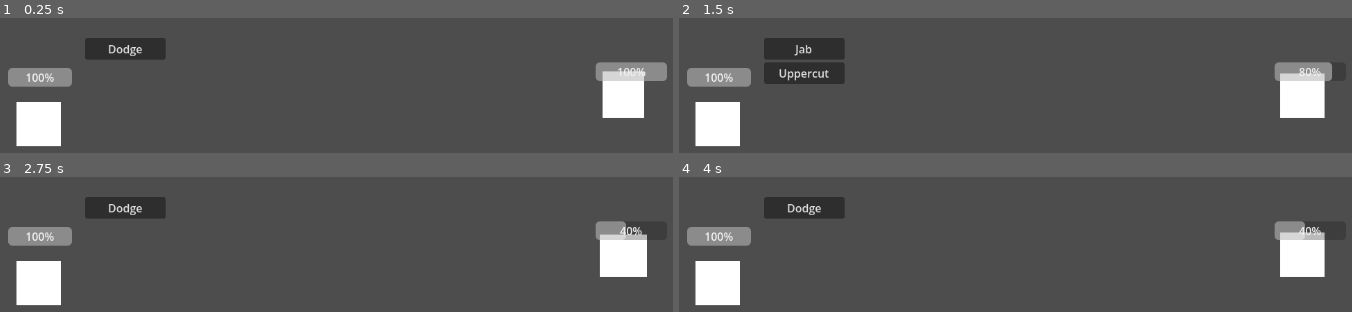
Above: before the commit, frames 1-4 (two rows, left to right).
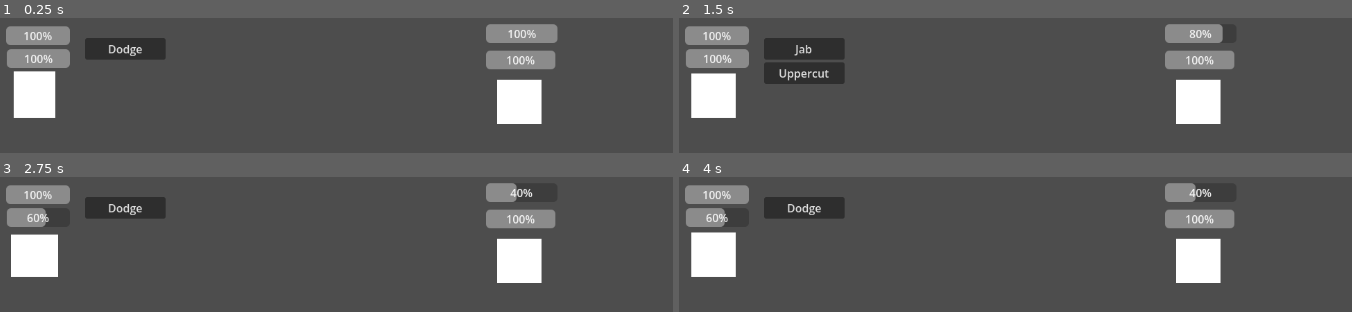
Above: after the commit, the same moments.

Repository: ConnorGaskill/Pit-Fighter
Game: Godot game, scene res://node_2d.tscn
Same seed, same stepped clock (60 frames per second), same inputs: the game is played once before the commit and once after it.
Inputs:
- Up to frame 1 (0.25 s): no input
- Up to frame 2 (1.5 s): click "Dodge" at 0.5 s; click "Jab" at 1.25 s
- Up to frame 3 (2.75 s): click "Uppercut" at 2 s
- Up to frame 4 (4 s): click "Dodge" at 2.75 s; click "Dodge" at 3.5 s

The runs differ from the first frame. In frame 1, 14% of the frame differs, in the area x 0-100%, y 4-95%; in frame 2, 14%; in frame 3, 13%; in frame 4, 13%.

Commit message:
Implemented stamina system
Added stamina to characters, button manager disables moves when a character does not have enough stamina to use them, move_manager now requires a source character to process moves in order to subtract stamina costs correctly

Diff:
--- a/Actions/jab.tres
+++ b/Actions/jab.tres
@@ -2,19 +2,11 @@
 
 [ext_resource type="Script" uid="uid://d4b08o6ocqt3a" path="res://Scripts/action.gd" id="1_0e4ym"]
 [ext_resource type="Script" uid="uid://c7e1lgebbqhba" path="res://Scripts/reaction.gd" id="1_5jguc"]
-
-[sub_resource type="Resource" id="Resource_0tdnc"]
-script = ExtResource("1_5jguc")
-related_moves = Array[ExtResource("1_0e4ym")]([null])
-name = "Dodge"
-valid_positions = Dictionary[int, int]({
-0: 3
-})
-metadata/_custom_type_script = "uid://c7e1lgebbqhba"
+[ext_resource type="Resource" uid="uid://wae836ccnkq5" path="res://Reactions/dodge.tres" id="2_p3otw"]
 
 [resource]
 script = ExtResource("1_0e4ym")
-related_moves = Array[ExtResource("1_5jguc")]([SubResource("Resource_0tdnc")])
+related_moves = Array[ExtResource("1_5jguc")]([ExtResource("2_p3otw")])
 name = "Jab"
 valid_positions = Dictionary[int, int]({
 0: 3
--- a/Actions/uppercut.tres
+++ b/Actions/uppercut.tres
@@ -1,14 +1,18 @@
 [gd_resource type="Resource" script_class="Action" format=3 uid="uid://b4k1sa6l5l7go"]
 
-[ext_resource type="Script" uid="uid://c7e1lgebbqhba" path="res://Scripts/reaction.gd" id="1_j3r50"]
+[ext_resource type="Script" uid="uid://c7e1lgebbqhba" path="res://Scripts/reaction.gd" id="1_ojmbg"]
 [ext_resource type="Resource" uid="uid://wae836ccnkq5" path="res://Reactions/dodge.tres" id="2_4haub"]
 [ext_resource type="Script" uid="uid://d4b08o6ocqt3a" path="res://Scripts/action.gd" id="2_ojmbg"]
 
 [resource]
 script = ExtResource("2_ojmbg")
-related_moves = Array[ExtResource("1_j3r50")]([ExtResource("2_4haub")])
+related_moves = Array[ExtResource("1_ojmbg")]([ExtResource("2_4haub")])
 name = "Uppercut"
+valid_positions = Dictionary[int, int]({
+0: 3
+})
 tags = Dictionary[int, int]({
-0: 4
+0: 4,
+3: 4
 })
 metadata/_custom_type_script = "uid://d4b08o6ocqt3a"
--- a/Reactions/dodge.tres
+++ b/Reactions/dodge.tres
@@ -2,11 +2,9 @@
 
 [ext_resource type="Script" uid="uid://c7e1lgebbqhba" path="res://Scripts/reaction.gd" id="1_7bhht"]
 [ext_resource type="Script" uid="uid://d4b08o6ocqt3a" path="res://Scripts/action.gd" id="1_jdq2n"]
-[ext_resource type="Resource" uid="uid://nb1q3v4lgg5h" path="res://Actions/jab.tres" id="2_atuw3"]
 
 [resource]
 script = ExtResource("1_7bhht")
-related_moves = Array[ExtResource("1_jdq2n")]([ExtResource("2_atuw3")])
 name = "Dodge"
 valid_positions = Dictionary[int, int]({
 0: 3
--- a/Scripts/character.gd
+++ b/Scripts/character.gd
@@ -3,6 +3,7 @@
 class_name Character
 
 signal hp_changed(current_hp:int, max_hp:int)
+signal stamina_changed(current_stamina : int, max_stamina : int)
 
 @export var is_player : bool = false
 
@@ -29,9 +30,6 @@
 func end_turn():
 	pass
 
-func lose_stamina (amount : int):
-	pass
-
 func lose_instinct (amount : int):
 	pass
 
@@ -52,6 +50,13 @@
 func _process(delta: float) -> void:
 	pass
 
+func change_stamina(amount : int):
+
+	current_stamina += amount
+	current_stamina = clamp(current_stamina, 0, max_stamina)
+
+	stamina_changed.emit(current_stamina, max_stamina)
+
 func change_hp(amount:int):
 
 	current_hp += amount
--- a/Scripts/combat_button_manager.gd
+++ b/Scripts/combat_button_manager.gd
@@ -24,6 +24,12 @@
 
 		button_container.add_child(button)
 
+		if action.tags.has(Enums.TagType.STAMINA_COST):
+			print("Required stamina: ", action.tags[Enums.TagType.STAMINA_COST])
+			print("Current stamina: ", GameManager.player_character.current_stamina)
+			if action.tags[Enums.TagType.STAMINA_COST] > GameManager.player_character.current_stamina:
+				button.disabled = true
+
 		button.pressed.connect(
 			func():
 				clear_buttons()
@@ -43,6 +49,10 @@
 
 				button_container.add_child(button)
 
+				if (kr.tags.has(Enums.TagType.STAMINA_COST)):
+					if kr.tags[Enums.TagType.STAMINA_COST] > GameManager.player_character.current_stamina:
+						button.disabled = true
+
 				button.pressed.connect(
 				func():
 					clear_buttons()
--- a/Scripts/enums.gd
+++ b/Scripts/enums.gd
@@ -3,7 +3,8 @@
 enum TagType {
 	DAMAGE,
 	STUN,
-	BLEED
+	BLEED,
+	STAMINA_COST
 }
 
 enum RelatedMove {
--- a/Scripts/game_manager.gd
+++ b/Scripts/game_manager.gd
@@ -4,7 +4,7 @@
 signal update_reaction_buttons(action)
 signal action_selected(action)
 signal reaction_selected(reaction)
-signal process_move(move, target)
+signal process_move(source_character, target_character, winning_move)
 signal set_position(a, b, position)
 
 @export var player_character : Character
@@ -30,6 +30,8 @@
 var winning_move : Abstract_Combat_Move
 
 var target_character : Character
+
+var source_character : Character
 
 enum Phases {
 	START,
@@ -67,6 +69,7 @@
 	active_phase = Phases.ACTION
 
 func action_phase ():
+	print("Current stamina", player_character.current_stamina)
 	process_phase = false
 
 	if acting_character.is_player:
@@ -103,10 +106,12 @@
 	if action_score >= reaction_score:
 		winning_move = round_action
 		target_character = reacting_character
+		source_character = acting_character
 
 	else:
 		winning_move = round_reaction
 		target_character = acting_character
+		source_character = reacting_character
 
 	print("The winning move is: " + winning_move.name)
 
@@ -115,7 +120,7 @@
 
 func process_step():
 	process_phase = false
-	process_move.emit(winning_move, target_character)
+	process_move.emit(source_character, target_character, winning_move)
 	process_phase = true
 	active_phase = Phases.END_STEP
 
--- a/Scripts/move_manager.gd
+++ b/Scripts/move_manager.gd
@@ -2,7 +2,7 @@
 
 func _ready() -> void:
 
-	GameManager.process_move.connect(apply_move)
+	GameManager.process_move.connect(use_move)
 
 func apply_move(move : Abstract_Combat_Move, target : Character) -> void:
 	print("Processed move: " + move.name)
@@ -23,3 +23,9 @@
 
 	#GameManager.process_phase.emit(true)
 	return
+
+func use_move(source : Character, target : Character, move : Abstract_Combat_Move):
+	if move.tags.has(Enums.TagType.STAMINA_COST):
+		source.change_stamina(0 - move.tags[Enums.TagType.STAMINA_COST])
+
+	apply_move(move, target)
--- /dev/null
+++ b/Scripts/stamina_bar.gd
@@ -0,0 +1,23 @@
+extends ProgressBar
+
+class_name StaminaBar
+
+@export var character : Character
+
+
+func _ready() -> void:
+
+	if character == null:
+		push_error("StaminaBar has no character assigned.")
+		return
+
+	max_value = character.max_stamina
+	value = character.current_stamina
+
+	character.stamina_changed.connect(update_stamina)
+
+
+func update_stamina(current_stamina:int, max_stamina:int) -> void:
+
+	max_value = max_stamina
+	value = current_stamina
--- a/node_2d.tscn
+++ b/node_2d.tscn
@@ -9,6 +9,7 @@
 [ext_resource type="Resource" uid="uid://wae836ccnkq5" path="res://Reactions/dodge.tres" id="6_hqns4"]
 [ext_resource type="Script" uid="uid://hhpw7p8ntyal" path="res://Scripts/health_bar.gd" id="7_d21ai"]
 [ext_resource type="Script" uid="uid://de2yca7okpue5" path="res://Scripts/combat_button_manager.gd" id="7_rj586"]
+[ext_resource type="Script" uid="uid://brs6q2jbkh46l" path="res://Scripts/stamina_bar.gd" id="10_ir8iy"]
 
 [sub_resource type="Gradient" id="Gradient_epypp"]
 offsets = PackedFloat32Array(0.44, 1)
@@ -68,12 +69,14 @@
 is_player = true
 max_hp = 10
 current_hp = 10
+max_stamina = 10
+current_stamina = 10
 known_actions = Array[ExtResource("3_rj586")]([ExtResource("4_4d7sh"), ExtResource("5_4d7sh")])
 known_reactions = Array[ExtResource("5_ir8iy")]([ExtResource("6_hqns4")])
 character_name = "Player"
 
 [node name="Sprite2D" type="Sprite2D" parent="Player Character" unique_id=938433781]
-position = Vector2(982, 358)
+position = Vector2(133, 358)
 texture = SubResource("GradientTexture2D_0hol4")
 offset = Vector2(0, -32)
 
@@ -86,8 +89,9 @@
 character_name = "Bozo"
 
 [node name="Sprite2D2" type="Sprite2D" parent="AI_Character" unique_id=2098353783]
-position = Vector2(112, 358)
+position = Vector2(805, 358)
 texture = SubResource("GradientTexture2D_epypp")
+offset = Vector2(0, -32)
 
 [node name="CanvasLayer" type="CanvasLayer" parent="." unique_id=1319885309]
 
@@ -110,23 +114,43 @@
 
 [node name="Player Health" type="ProgressBar" parent="CanvasLayer/Control" unique_id=380910751 node_paths=PackedStringArray("character")]
 layout_mode = 0
-offset_left = 68.0
-offset_top = 277.0
-offset_right = 160.0
-offset_bottom = 304.0
+offset_left = 65.0
+offset_top = 217.0
+offset_right = 157.0
+offset_bottom = 244.0
 script = ExtResource("7_d21ai")
 character = NodePath("../../../Player Character")
 metadata/_custom_type_script = "uid://hhpw7p8ntyal"
 
+[node name="Player Stamina" type="ProgressBar" parent="CanvasLayer/Control" unique_id=1648782265 node_paths=PackedStringArray("character")]
+layout_mode = 0
+offset_left = 66.0
+offset_top = 250.0
+offset_right = 157.0
+offset_bottom = 277.0
+script = ExtResource("10_ir8iy")
+character = NodePath("../../../Player Character")
+metadata/_custom_type_script = "uid://brs6q2jbkh46l"
+
 [node name="AI Health" type="ProgressBar" parent="CanvasLayer/Control" unique_id=457136946 node_paths=PackedStringArray("character")]
 layout_mode = 0
-offset_left = 915.0
-offset_top = 269.0
-offset_right = 1018.0
-offset_bottom = 296.0
+offset_left = 757.0
+offset_top = 214.0
+offset_right = 860.0
+offset_bottom = 241.0
 script = ExtResource("7_d21ai")
 character = NodePath("../../../AI_Character")
 metadata/_custom_type_script = "uid://hhpw7p8ntyal"
+
+[node name="AI Stamina" type="ProgressBar" parent="CanvasLayer/Control" unique_id=638006152 node_paths=PackedStringArray("character")]
+layout_mode = 0
+offset_left = 757.0
+offset_top = 252.0
+offset_right = 857.0
+offset_bottom = 279.0
+script = ExtResource("10_ir8iy")
+character = NodePath("../../../AI_Character")
+metadata/_custom_type_script = "uid://brs6q2jbkh46l"
 
 [node name="Log" type="ScrollContainer" parent="CanvasLayer/Control" unique_id=436569734]
 layout_mode = 0
Not shown, added: Scripts/stamina_bar.gd.uid
